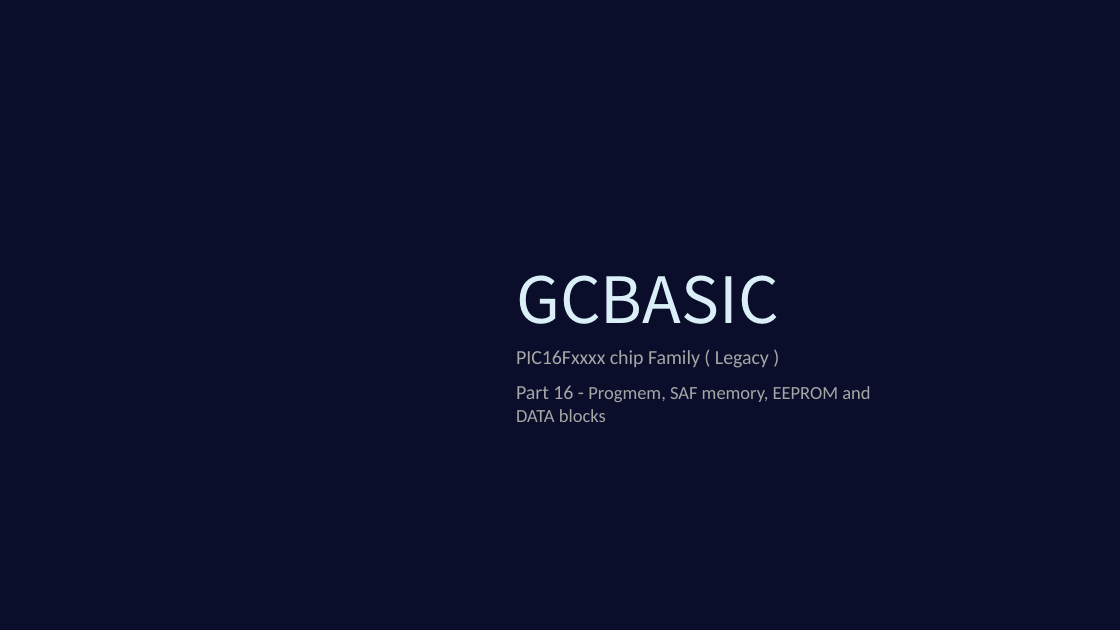
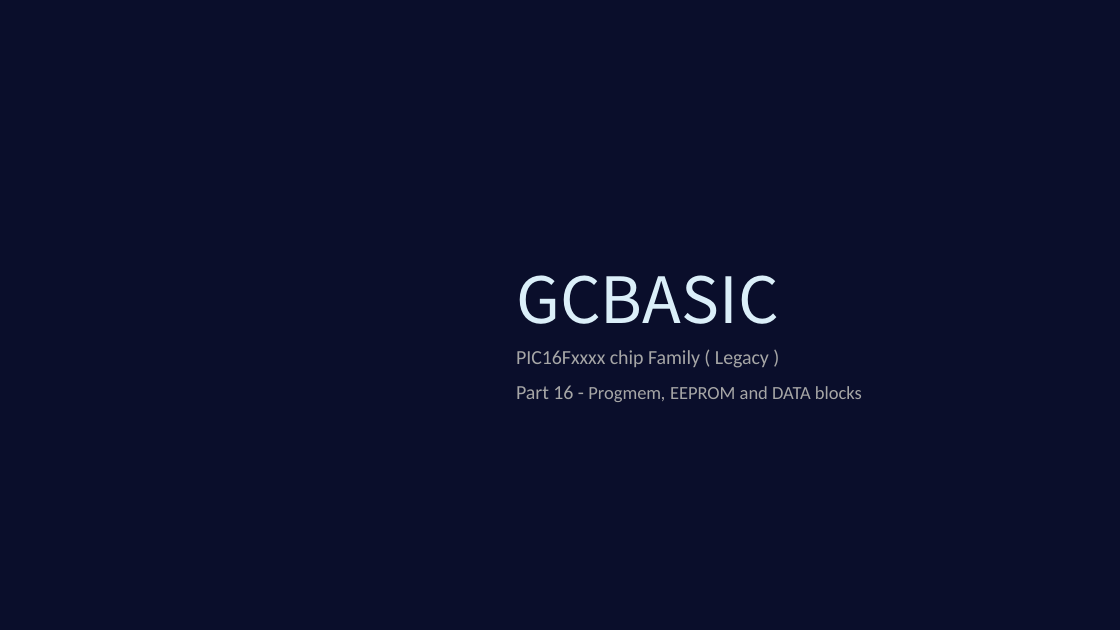
Before and after one commit to GreatCowBASIC/Demonstration_Sources, a slide deck: slide 17 of Vendor_Boards/Microchip_PICDEM 2 plus_board_2010/tutorials/GCBASIC_Part16_storage.pptx. Drawn at 1120x630 pixels with LibreOffice and Linux fonts; fonts in the diff are those of the drawing; background and template pictures are left out; a plain dark background stands for a picture behind light text. Boxes give left, top, right and bottom in pixels: in the first picture for what was removed or moved away, otherwise in the second. Text is boxed around its words. In the diff, an @@ line names an element or a change of style, - is before the commit and + after.

```diff
--- a/Vendor_Boards/Microchip_PICDEM 2 plus_board_2010/tutorials/GCBASIC_Part16_storage.pptx
+++ b/Vendor_Boards/Microchip_PICDEM 2 plus_board_2010/tutorials/GCBASIC_Part16_storage.pptx
@@ text at [516,385,862,402]: text changed @@
-Part 16 - Progmem, SAF memory, EEPROM and DATA blocks
+Part 16 - Progmem, EEPROM and DATA blocks
```
Also in this commit, not shown: 4 other slides changed, 3 other files.
